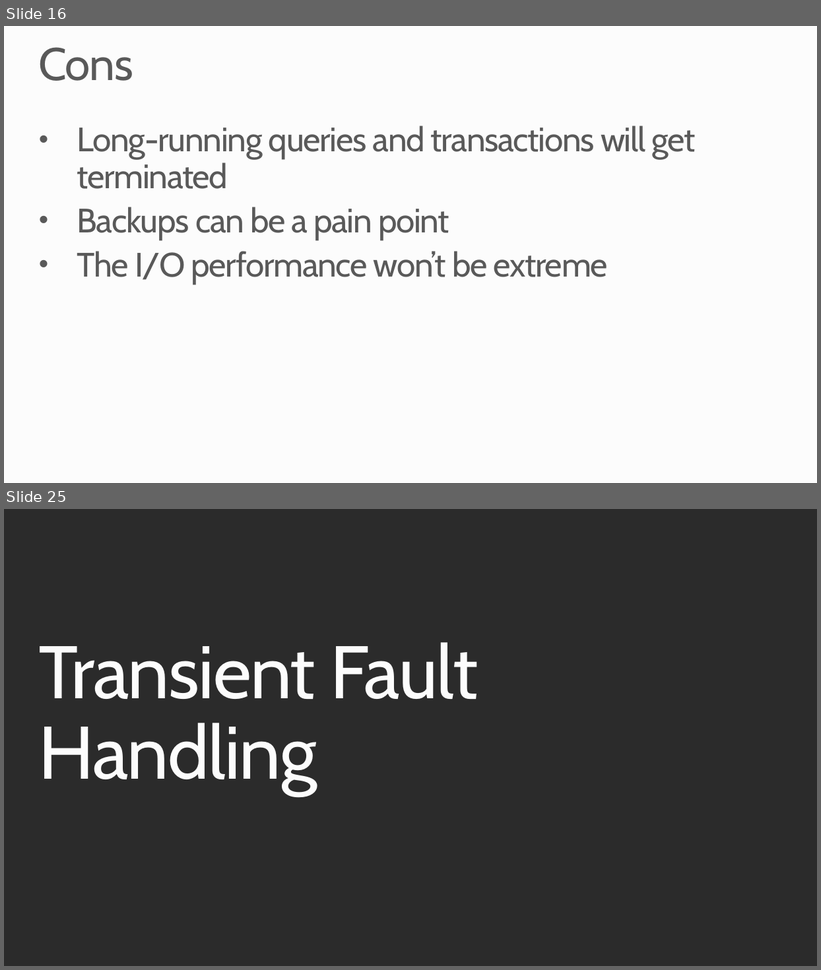
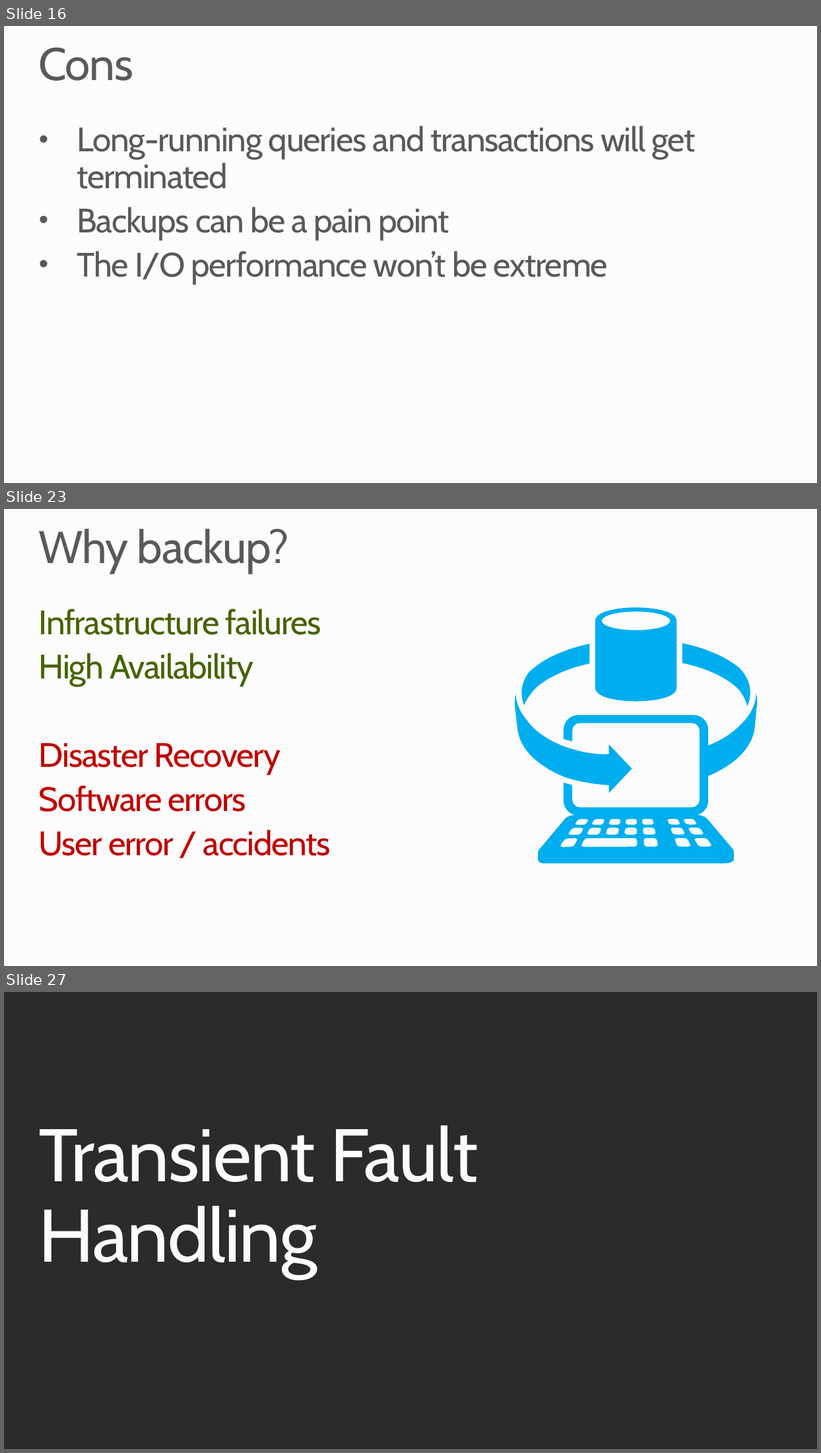
Before and after one commit to robdmoore/SQLAzureTransientDemo, a slide deck: Presentation.pptx. Shown one above the other, each under a label of ours: slides 16 and 25 before the commit, slides 16, 23 and 27 after it; the slides between them are not shown. The pictures are 821x970 and 821x1453 pixels, drawn with LibreOffice and Linux fonts; fonts in the diff are those of the drawing; background and template pictures are left out; a plain dark background stands for a picture behind light text. Boxes give left, top, right and bottom in pixels: in the first picture for what was removed or moved away, otherwise in the second. Text is boxed around its words. In the diff, an @@ line names an element or a change of style, - is before the commit and + after.

```diff
--- a/Presentation.pptx
+++ b/Presentation.pptx
@@ slide 23 added at [4,509,817,966], background #FCFCFC @@
@@ title added at [38,529,289,574], 54 pt, text #595959 @@
+Why backup?
@@ text added at [39,609,331,856], 40 pt, text #C00000 @@
+Infrastructure failures
+High Availability
+Disaster Recovery
+Software errors
+User error / accidents
@@ freeform shape added at [515,608,757,864], fill #00AEEF @@
@@ what was slide 25 is now slide 27 @@
```
Also in this commit, not shown: 9 slides changed, 14 other slides added, 11 slides removed.
